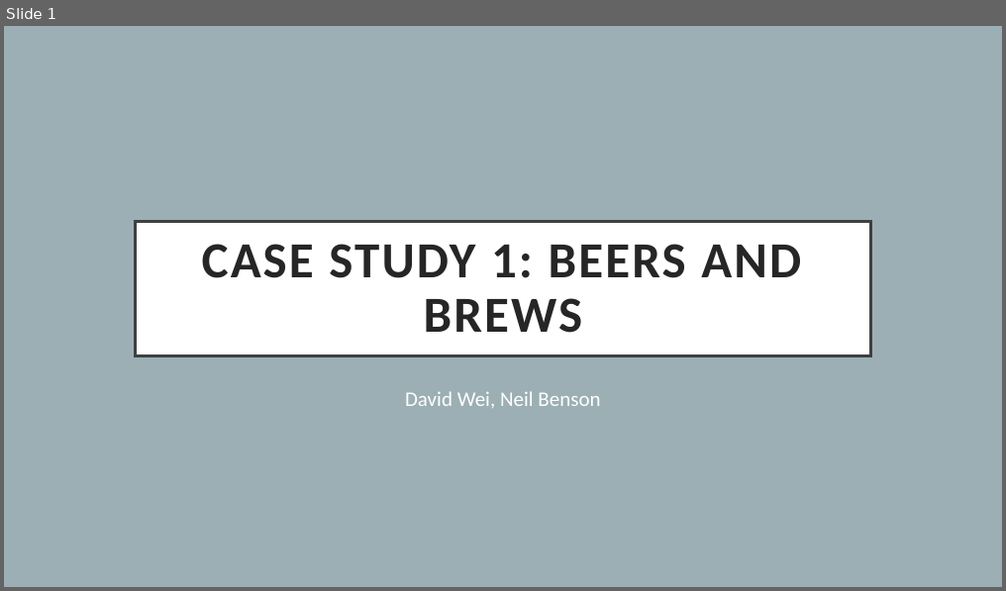
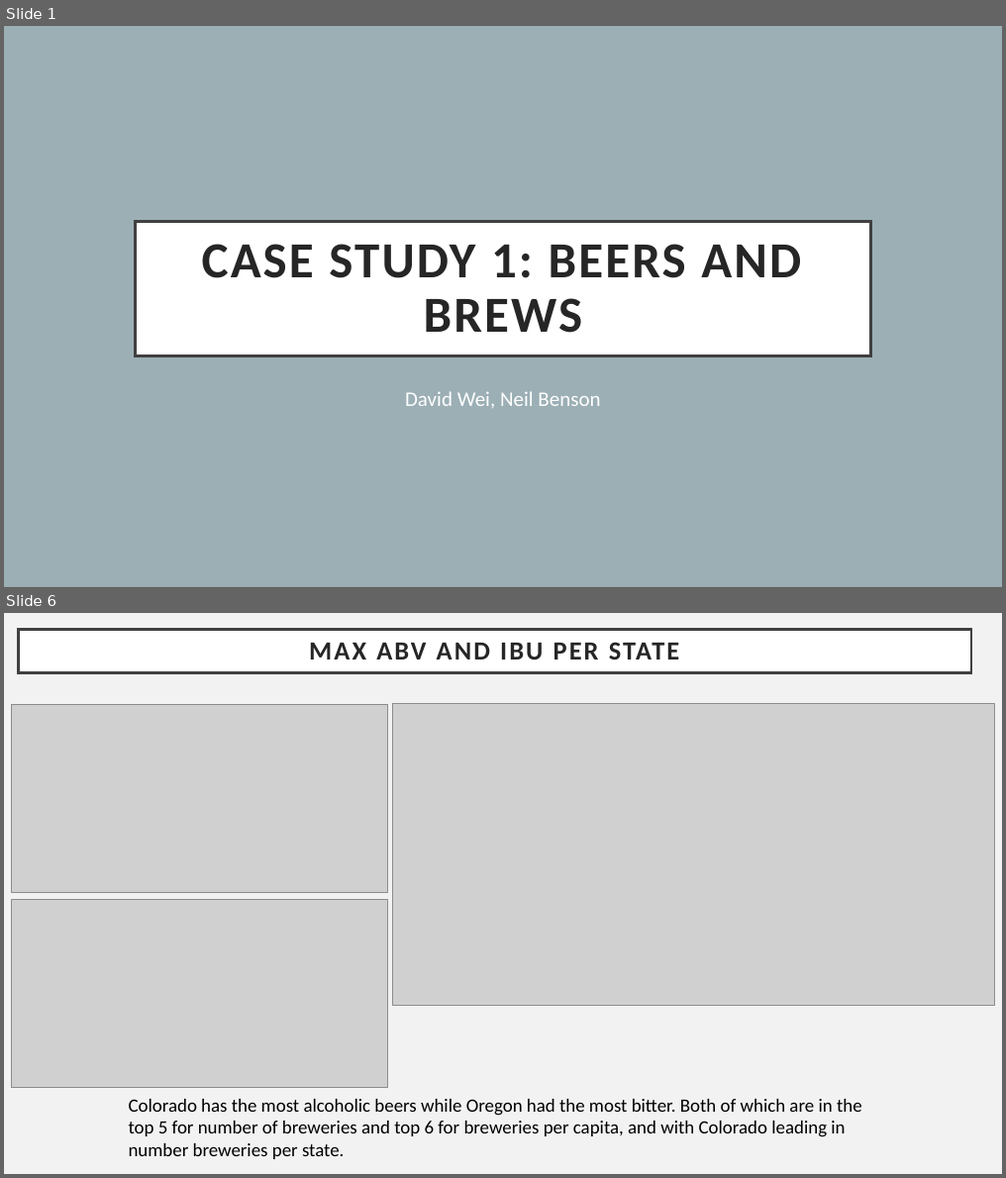
Before and after one commit to bensonnd/DS6306_David_Neil_Project_1, a slide deck: Analysis Presentations/Case Study 1 - David Wei, Neil Benson.pptx. Shown one above the other, each under a label of ours: slide 1 before the commit, slides 1 and 6 after it; the slides between them are not shown. The pictures are 1006x591 and 1006x1178 pixels, drawn with LibreOffice and Linux fonts; fonts in the diff are those of the drawing; grey boxes stand for pictures. Boxes give left, top, right and bottom in pixels: in the first picture for what was removed or moved away, otherwise in the second. Text is boxed around its words. In the diff, an @@ line names an element or a change of style, - is before the commit and + after.

Commit message:
Updates to RMD and PPTX

```diff
--- a/Analysis Presentations/Case Study 1 - David Wei, Neil Benson.pptx
+++ b/Analysis Presentations/Case Study 1 - David Wei, Neil Benson.pptx
@@ slide 6 added at <box>4,613,1002,1174</box>, background #F2F2F2 @@
@@ title added at <box>18,630,971,672</box>, fill #FFFFFF, outline #404040 2.5 pt, 25.2 pt, text #262626, bold @@
+MAX ABV AND IBU PER STATE
@@ picture added at <box>12,704,387,892</box> @@
@@ picture added at <box>392,703,994,1004</box> @@
@@ picture added at <box>12,900,387,1087</box> @@
@@ text added at <box>129,1099,862,1159</box>, 18 pt, text #000000 @@
+Colorado has the most alcoholic beers while Oregon had the most bitter. Both of which are in the top 5 for number of breweries and top 6 for breweries per capita, and with Colorado leading in number breweries per state.
```
Also in this commit, not shown: 6 slides changed, 3 other slides added, 2 slides removed, 2 other files.
